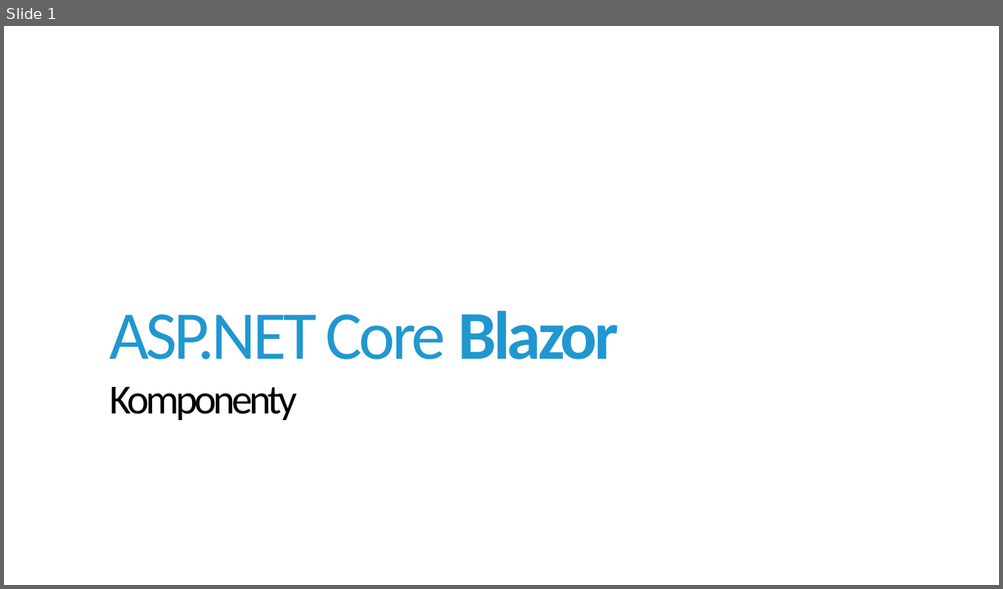
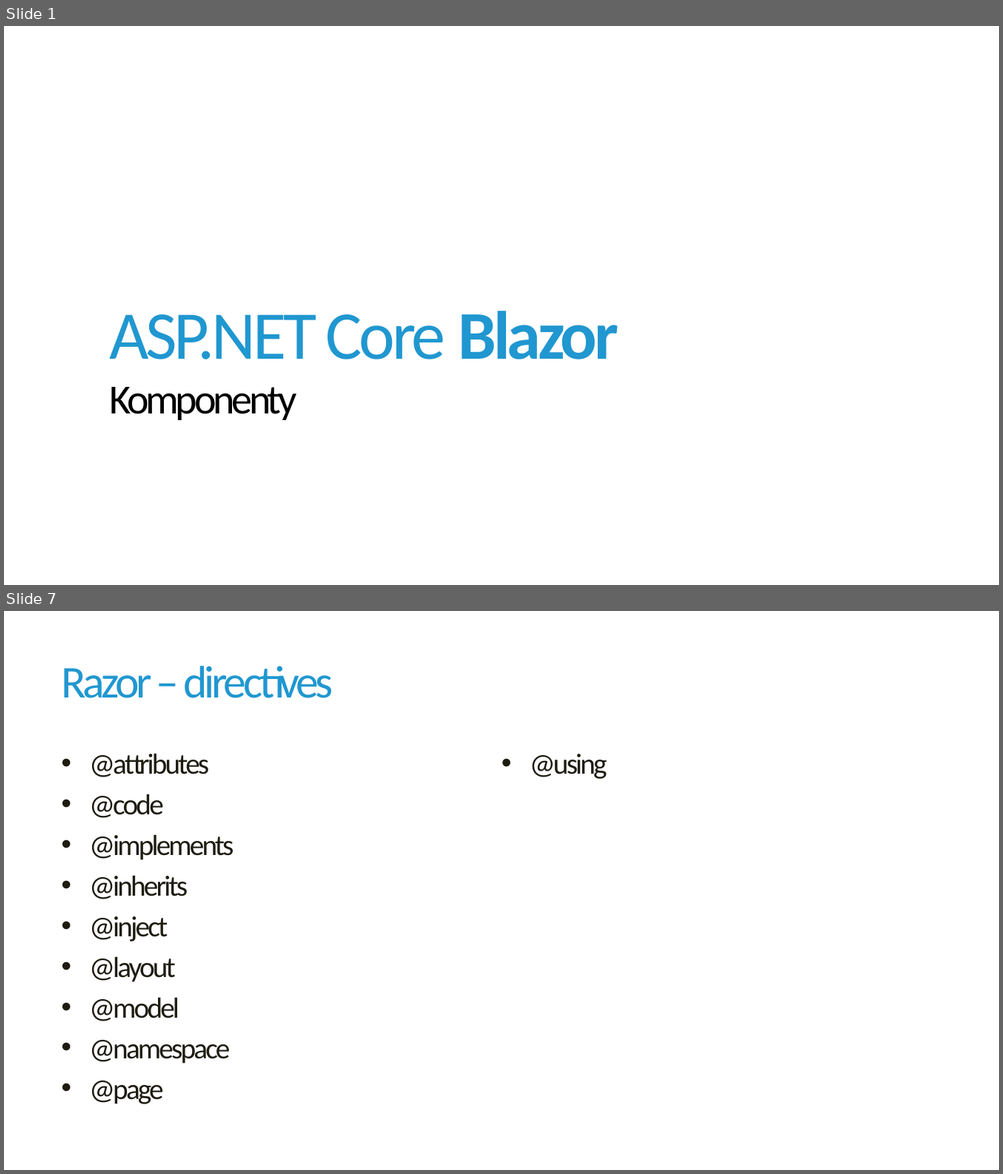
Before and after one commit to jirikanda/BlazorDemos, a slide deck: Presentation/02 - Blazor - Komponenty.pptx. Shown one above the other, each under a label of ours: slide 1 before the commit, slides 1 and 7 after it; the slides between them are not shown. The pictures are 1003x589 and 1003x1174 pixels, drawn with LibreOffice and Linux fonts; fonts in the diff are those of the drawing; background and template pictures are left out. Boxes give left, top, right and bottom in pixels: in the first picture for what was removed or moved away, otherwise in the second. Text is boxed around its words. In the diff, an @@ line names an element or a change of style, - is before the commit and + after.

```diff
--- a/Presentation/02 - Blazor - Komponenty.pptx
+++ b/Presentation/02 - Blazor - Komponenty.pptx
@@ slide 7 added at <box>4,611,999,1170</box>, background #FFFFFF @@
@@ title added at <box>61,666,333,698</box>, 44 pt, text #2097D0 @@
+Razor – directives
@@ text added at <box>89,753,607,1105</box>, 28 pt, text #1E1C11 @@
+• @attributes
+• @code
+• @implements
+• @inherits
+• @inject
+• @layout
+• @model
+• @namespace
+• @page
+• @using
```
Also in this commit, not shown: 1 slide changed, 7 other slides added, 1 slide removed, 4 other files.
